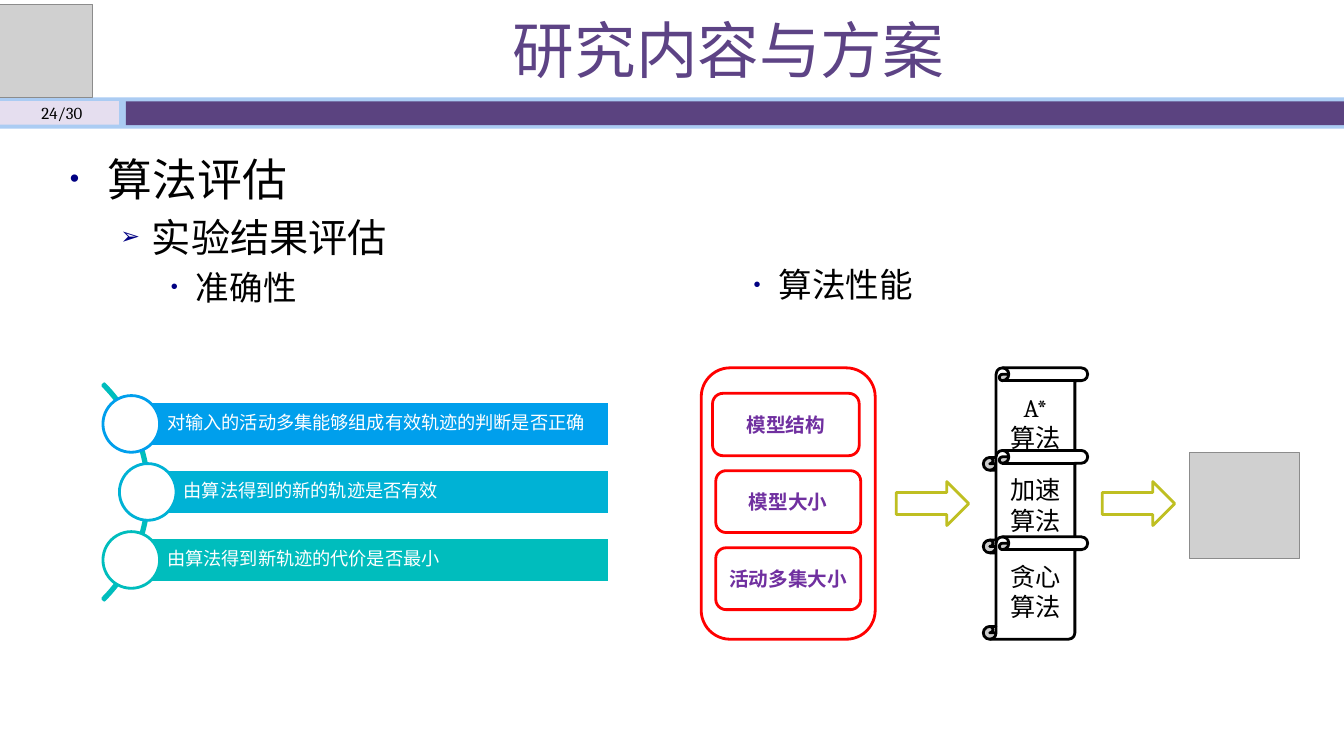
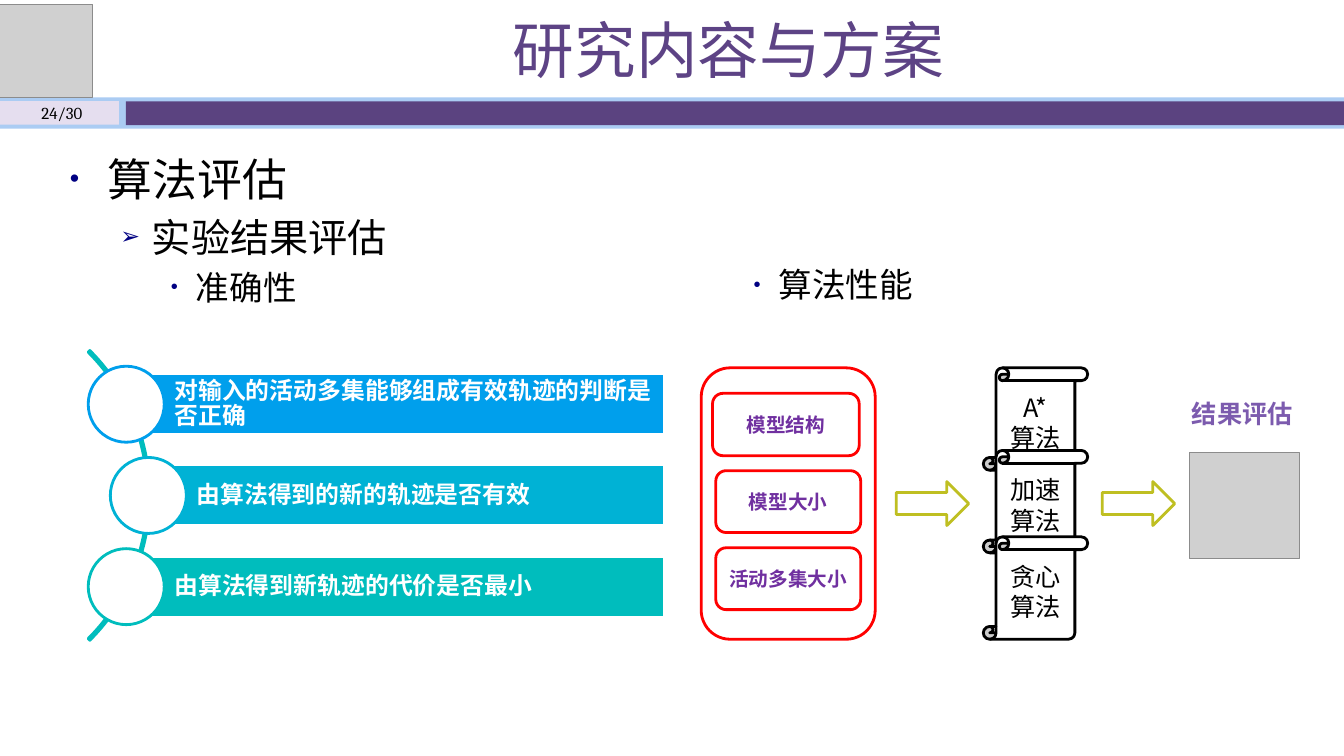
Before and after one commit to shawn47/0930, a slide deck: slide 24 of 开题答辩930.pptx. Drawn at 1344x756 pixels with LibreOffice and Linux fonts; fonts in the diff are those of the drawing; grey boxes stand for pictures. Boxes give left, top, right and bottom in pixels: in the first picture for what was removed or moved away, otherwise in the second. Text is boxed around its words. In the diff, an @@ line names an element or a change of style, - is before the commit and + after.

```diff
--- a/开题答辩930.pptx
+++ b/开题答辩930.pptx
@@ arch (boxed as its full ring): place and size @@
-arch (boxed as its full ring) at bbox=[0, 339, 149, 645]
+arch (boxed as its full ring) at bbox=[0, 290, 150, 701]
@@ arch (boxed as its full ring) at bbox=[0, 290, 150, 701]: proportions changed @@
@@ ellipse: place and size @@
-ellipse at bbox=[103, 395, 159, 452]
+ellipse at bbox=[89, 366, 164, 442]
@@ text "对输入的活动多集能够组成有效轨迹的判断是否正确": place and size @@
-text "对输入的活动多集能够组成有效轨迹的判断是否正确" at bbox=[167, 413, 584, 431]
+text "对输入的活动多集能够组成有效轨迹的判断是否正确" at bbox=[174, 374, 651, 426]
@@ rectangle: place and size @@
-rectangle at bbox=[131, 401, 609, 447]
+rectangle at bbox=[126, 374, 664, 435]
@@ vertical scroll "A*" at bbox=[983, 368, 1088, 471]: font Cambria to Noto Sans CJK SC @@
@@ text added at bbox=[1192, 401, 1293, 426], 18 pt, text #7C5BAE, bold @@
+结果评估
@@ ellipse: place and size @@
-ellipse at bbox=[120, 464, 176, 520]
+ellipse at bbox=[110, 458, 186, 533]
@@ rectangle: place and size @@
-rectangle at bbox=[148, 470, 610, 515]
+rectangle at bbox=[148, 465, 664, 525]
@@ ellipse: place and size @@
-ellipse at bbox=[103, 531, 159, 588]
+ellipse at bbox=[89, 548, 164, 624]
@@ size 13 to 17 pt, font Cambria to Noto Sans CJK SC, bold on; more space between paragraphs in 3 elements at bbox=[197, 482, 531, 505], bbox=[174, 374, 651, 426], bbox=[174, 573, 532, 596] @@
@@ text "由算法得到新轨迹的代价是否最小": place and size @@
-text "由算法得到新轨迹的代价是否最小" at bbox=[167, 549, 439, 567]
+text "由算法得到新轨迹的代价是否最小" at bbox=[174, 573, 532, 596]
@@ rectangle: place and size @@
-rectangle at bbox=[131, 537, 609, 583]
+rectangle at bbox=[126, 557, 664, 617]
```
Also in this commit, not shown: 21 other slides changed, 2 other files.
